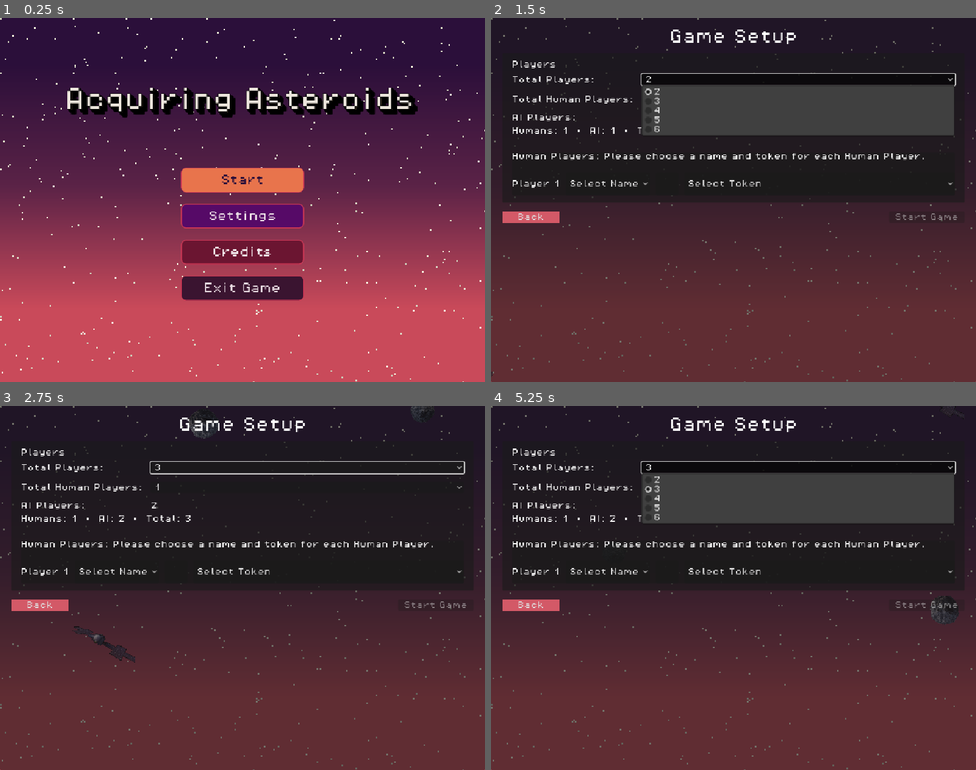
Above: before the commit, frames 1-4 (two rows, left to right).
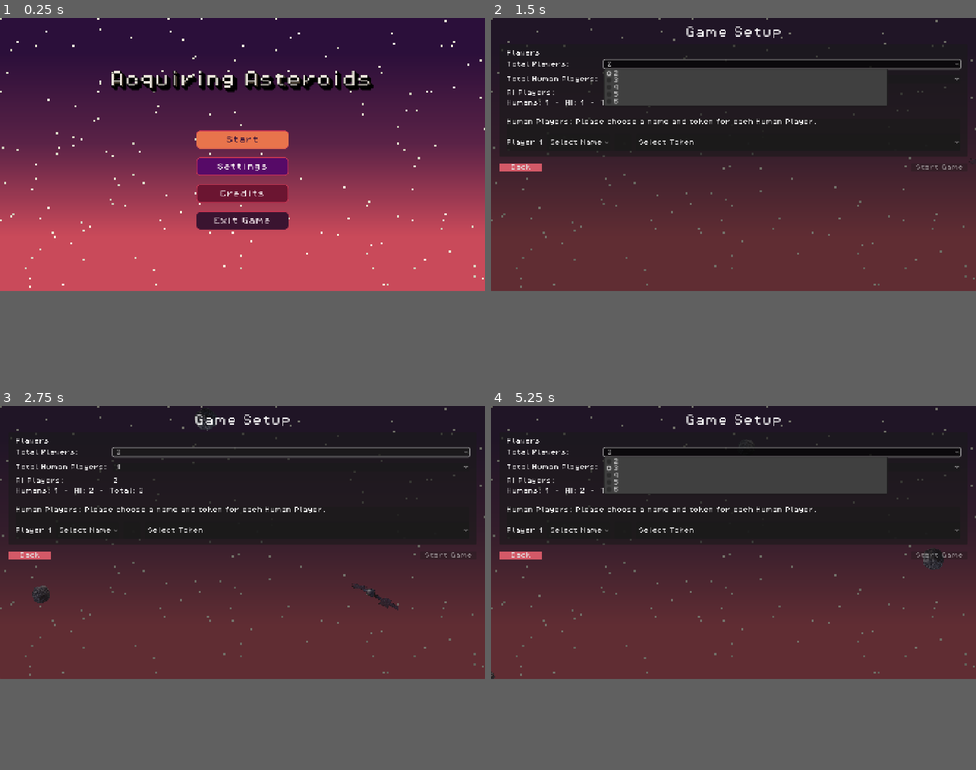
Above: after the commit, the same moments.

Repository: MissionToPsyche-Platinum/platinum_24d_game_psycheopoly-psb
Game: Godot game, scene res://scenes/StartMenu.tscn
Two runs of this game, one before a commit and one after it. Both use one fixed random seed, a clock stepped at 60 frames per second and the inputs below.
Inputs:
- Up to frame 1 (0.25 s): no input
- Up to frame 2 (1.5 s): click "Start" at 0.5 s; click "2" at 1.25 s
- Up to frame 3 (2.75 s): click "1" at 2 s
- Up to frame 4 (5.25 s): click "3" at 2.75 s; click "Select Name" at 3.5 s; click "Select Token" at 4.25 s; click "3" at 5 s
The window is 800x600 before the commit and 800x450 after it. Grey fills any space a smaller window leaves; there, only what the larger window draws over its background counts as a difference.

The runs differ from the first frame. In frame 1, 43% of the frame differs, in the area x 0-100%, y 0-100%; in frame 2, 29%; in frame 3, 22%; in frame 4, 29%.

Commit message:
fix: update viewport width and adjust AiTurnBanner offsets for better layout

Diff:
--- a/project.godot
+++ b/project.godot
@@ -31,7 +31,7 @@
 
 [display]
 
-window/size/viewport_width=1024
+window/size/viewport_width=1366
 window/size/viewport_height=768
 window/subwindows/embed_subwindows=false
 window/stretch/mode="canvas_items"
--- a/scenes/AiTurnBanner.tscn
+++ b/scenes/AiTurnBanner.tscn
@@ -20,9 +20,9 @@
 anchors_preset = 5
 anchor_left = 0.5
 anchor_right = 0.5
-offset_left = -497.0
+offset_left = -669.0
 offset_top = 711.0
-offset_right = -78.0
+offset_right = -250.0
 offset_bottom = 751.0
 grow_horizontal = 2
 script = ExtResource("1_script")
